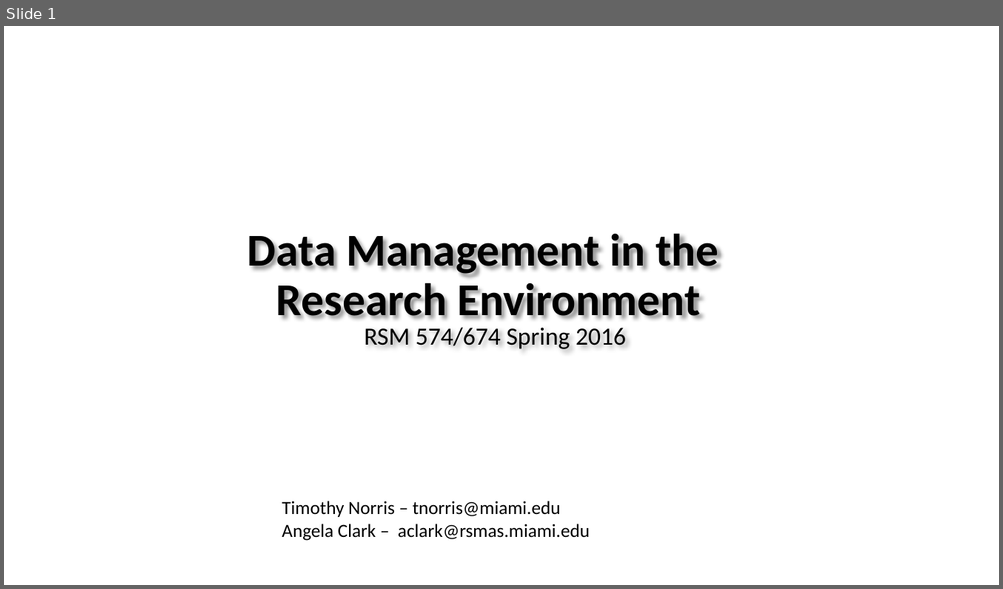
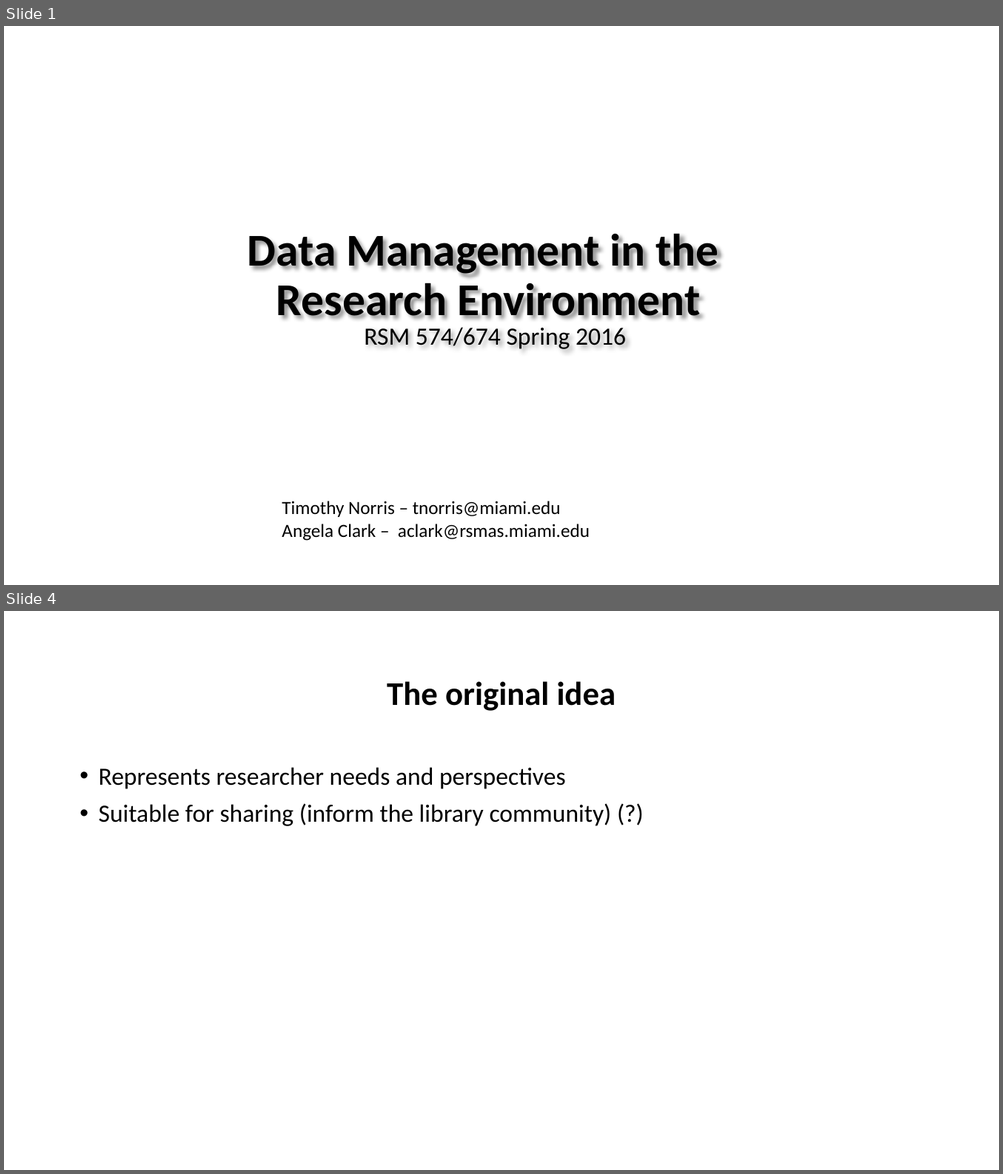
Before and after one commit to tibbben/teaching.data.literacy, a slide deck: UM_DataManagementClass/Lessons/06/06_FirstMeeting.pptx. Shown one above the other, each under a label of ours: slide 1 before the commit, slides 1 and 4 after it; the slides between them are not shown. The pictures are 1003x589 and 1003x1174 pixels, drawn with LibreOffice and Linux fonts; fonts in the diff are those of the drawing; background and template pictures are left out. Boxes give left, top, right and bottom in pixels: in the first picture for what was removed or moved away, otherwise in the second. Text is boxed around its words. In the diff, an @@ line names an element or a change of style, - is before the commit and + after.

```diff
--- a/UM_DataManagementClass/Lessons/06/06_FirstMeeting.pptx
+++ b/UM_DataManagementClass/Lessons/06/06_FirstMeeting.pptx
@@ slide 4 added at <box>4,611,999,1170</box>, background #FFFFFF @@
@@ title added at <box>387,681,616,711</box>, 32 pt, text #000000, bold @@
+The original idea
@@ text added at <box>99,767,612,826</box>, 24 pt, text #000000 @@
+• Represents researcher needs and perspectives
+• Suitable for sharing (inform the library community) (?)
```
Also in this commit, not shown: 1 slide changed, 1 other slide added.
